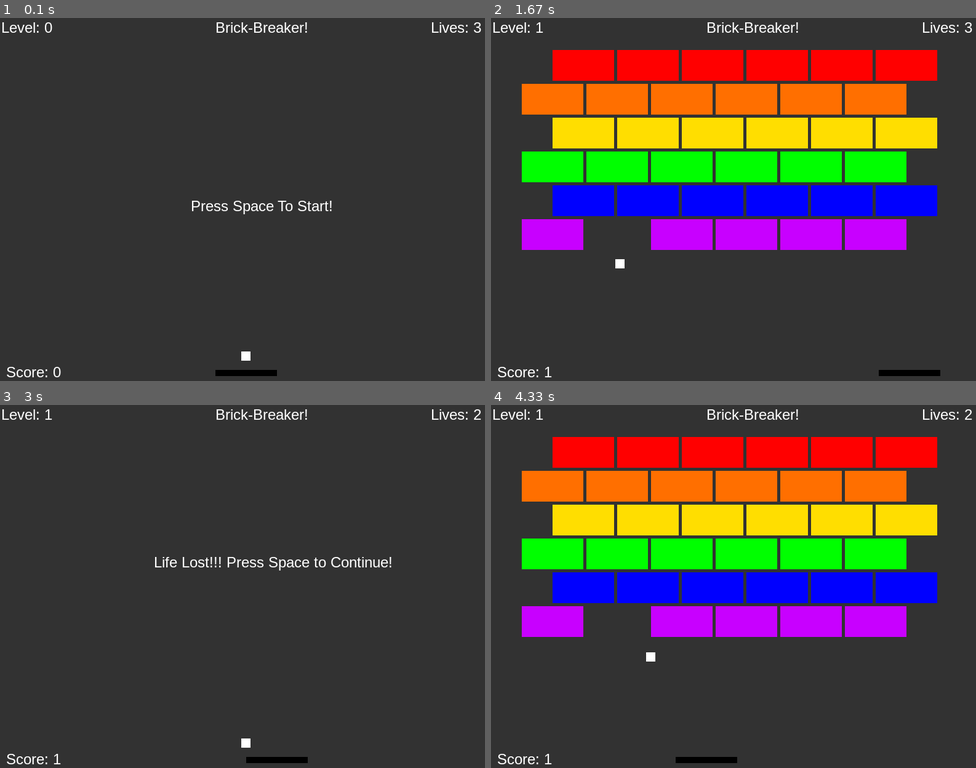
Above: before the commit, frames 1-4 (two rows, left to right).
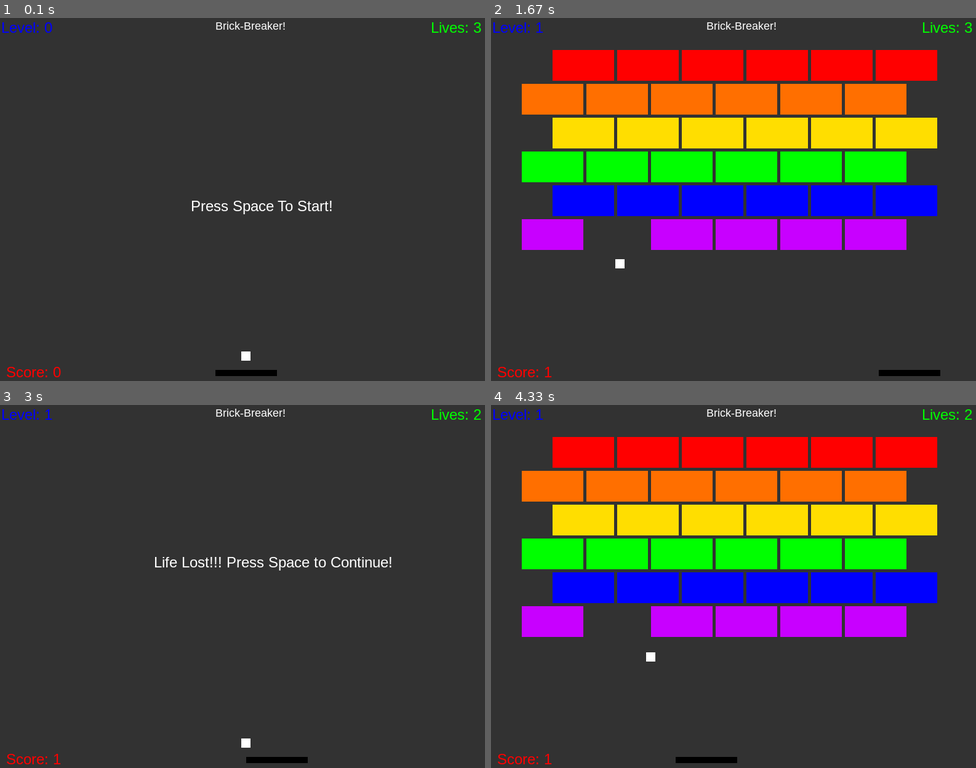
Above: after the commit, the same moments.

Repository: ShaishavShah04/PygameBrickBreaker
Game: pygame game, started from main.py
The game is run twice, just before and just after one commit, with the same random seed, the same clock (stepped at 60 frames per second) and the same inputs.
Inputs:
- Up to frame 1 (0.1 s): no input
- Up to frame 2 (1.67 s): tap Space at 0.33 s; hold D 0.67-1.13 s; hold D 1.17-1.63 s
- Up to frame 3 (3 s): hold A 1.67-2.2 s; hold A 2.23-2.63 s; hold D from 2.67 s (still down)
- Up to frame 4 (4.33 s): release D at 3.3 s; tap Space at 3.33 s; hold A 3.67-4.13 s; hold D from 4.17 s (still down)

The runs differ from the first frame. In frame 1, 0.6% of the frame differs, in the area x 0-100%, y 1-99%; in frame 2, 0.6%; in frame 3, 0.6%; in frame 4, 0.6%.

Commit message:
Bug fixes, Again option, and added UML table

Diff:
--- a/block_ball_paddle.py
+++ b/block_ball_paddle.py
@@ -27,7 +27,7 @@
         if level > 1:
             self.setPOS(self.getX()+(direction*2), self.getY())
 
-        """
+    """
         def checkCollision(self,ball):
             if self.sprite.get_rect(x=self.x, y=self.y).colliderect(ball.getSprite().get_rect(x=ball.getX(), y=ball.getY())):
                 self.hit = True
@@ -44,9 +44,14 @@
                     return 2
         """ # Old collisions
 
+    # Modify Methods
+
+    def getHit(self):
+        self.__hit = True
+
     # Getter Methods
 
-    def checkCollision(self,ball): # (Overall getter methods apart from the self.getHit()
+    def checkCollision(self, ball): # (Overall getter methods apart from the self.getHit()
 
         # Collisions
         if self.getRect().colliderect(ball.getRect()): # If any overlap between block and ball
@@ -65,11 +70,6 @@
             else:
                 return 2 # Top/Bottom
 
-    def getHit(self):
-        self.__hit = True
-
-
-    # -- Getter Method
     def checkHit(self):
         return self.__hit
 
--- a/engine.py
+++ b/engine.py
@@ -11,21 +11,27 @@
 from block_ball_paddle import Block, Ball, Paddle
 from text import Text
 from loader import *
-from pygame import K_SPACE
+from pygame import K_SPACE, K_y
 
 class Game:
 
     def __init__(self):
         # Variables
         self.window = Window()
-        self.onscreen = []
-        # Text and Positions
-        self.lives = Text(LIVES,self.window,phrase="Lives: ") # Aggregation
-        self.lives.setPOS(self.window.getWidth() - self.lives.getWidth(), 10)
-        self.score = Text(0,self.window,10,self.window.getHeight() - 30,"Score: ")
-        self.title = Text("Brick-Breaker!",self.window)
+        self.ball = Ball(self.window, 15)
+        self.ball.setmiddle()  # setting ball in starting spot
+        self.player = Paddle(self.window, BLACK) # Preset into middle
+
+        self.onscreen = [] # Array of blocks which are on the screen ( Not hit yet )
+
+        # Text and Positions which I had to do manually since centering technique didnt work for me
+
+        self.lives = Text(LIVES,self.window,phrase="Lives: ",color=GREEN) # Aggregation
+        self.lives.setPOS(self.window.getWidth() - self.lives.getWidth(), 10) # Top right
+        self.score = Text(0,self.window,10,self.window.getHeight() - 30,"Score: ",color=RED)
+        self.title = Text("Brick-Breaker!",self.window,fontsize=18)
         self.title.setPOS(self.window.getWidth()/2 - self.title.getWidth()/2, 10)
-        self.level = Text(0,self.window,2,10,"Level: ")
+        self.level = Text(0,self.window,2,10,"Level: ",color=BLUE)
         self.introtext = Text("Press Space To Start!",self.window, self.window.getWidth()/2 - 90,300)
         self.halt = Text("Life Lost!!! Press Space to Continue!",self.window)
         self.halt.setPOS(self.window.getWidth()/2 - self.halt.getWidth() - 50, self.window.getHeight()/2 - self.halt.getHeight()/2)
@@ -33,24 +39,14 @@
         self.gameover.setPOS(self.window.getWidth() / 2 - self.gameover.getWidth()/2 - 20 ,self.window.getHeight() / 2 - self.gameover.getHeight() / 2)
         self.nextlevel = Text("Press Space for next level",self.window)
         self.nextlevel.setPOS(self.window.getWidth()/2 - self.nextlevel.getWidth() , self.window.getHeight() - (2*self.nextlevel.getHeight()))
+        self.gameoveroptions = Text("Press SPACE or Y to play again",self.window)
+        self.gameoveroptions.setPOS(self.window.getWidth()/2 - self.gameoveroptions.getWidth()/2 - 100, self.window.getHeight() - (4*self.gameoveroptions.getHeight()/2))
+
+
         # Creating Blocks
         self.createblocks()
-        """
-        for i in range(6):
-            for j in range(6):
-                temp_starting_array = [100, 50]
-                temp_starting = temp_starting_array[i%2]
-                self.onscreen.append(Block(self.window,50,100))
-                self.onscreen[-1].setPOS(temp_starting + (j * 105) ,60 + (i*55))
-                self.onscreen[-1].setColor(blockcolors[i])
-        """
-        # Back up array with blocks
-        # self.array_backup = self.onscreen.copy()
-        # Creating sprites
-        self.ball = Ball(self.window, 15)
-        self.ball.setmiddle() # setting ball in starting spot
-        self.player = Paddle(self.window,BLACK)
-        # All the little things that are on / off screen
+
+        # All the little things that are on / off screen .... Misc = miscellaneous
         self.misc = [self.ball, self.player, self.title, self.level,self.score,self.lives, self.introtext]
 
     # Modifier
@@ -75,7 +71,11 @@
         max_move = 15
         move = [-1,1]
         next_level = False
+        gameOn = True
+
         while True:
+
+
             ## Variables
             bounce = 0
             ## Inputs
@@ -84,9 +84,27 @@
             ## Processing
             if self.level.getvalue() == 0  and self.lives.getvalue() != 0: # Start Game
                 self.intro()
+
             elif self.level.getvalue() != 0 and self.lives.getvalue() == 0: # Game Over
-                self.misc.append(self.gameover)
-            elif self.level.getvalue() >= 1 and self.lives.getvalue() > 0: # Levels
+
+                self.misc = [self.ball, self.player, self.title, self.level,self.score,self.lives, self.gameover,self.gameoveroptions]
+
+                if self.chkspace(self.window.getKeys()) or self.chk_y(self.window.getKeys()): # Play again
+                    # Reset variables
+                    self.misc.pop()
+                    self.misc.pop()
+                    self.onscreen = []
+                    self.createblocks()
+                    self.ball.setmiddle()
+                    self.player.setPOS(self.window.getWidth() / 2 - self.player.getWidth() / 2, self.window.getHeight() - (2 * self.player.height))
+                    halt = False
+                    next_level = False
+                    self.level.change_value_to(1)
+                    self.score.change_value_to(0)
+                    self.lives.change_value_to(3)
+                    continue
+
+            elif self.level.getvalue() >= 1 and self.lives.getvalue() > 0: # Levels / Gameplay
 
                 if halt: # After losing life, just a pause
                     self.misc = [self.ball, self.player, self.title, self.level,self.score,self.lives, self.halt]
@@ -161,17 +179,13 @@
 
             for item in self.misc:
                 self.window.blitSprite(item)
+
             self.window.updatescreen()
 
     def chkspace(self,keys):
         if keys[K_SPACE] == 1:
             return True
 
-
-
-if __name__ == "__main__":
-    from pygame import init
-
-    init()
-    game = Game()
-    game.run()
+    def chk_y(self,keys):
+        if keys[K_y] == 1:
+            return True
--- a/text.py
+++ b/text.py
@@ -10,14 +10,14 @@
 
 class Text(Sprite):
 
-    def __init__(self,value,window, x= 0,y=0,phrase="",fontFam = "Arial" ,fontsize = 24):
+    def __init__(self,value,window, x= 0,y=0,phrase="",fontFam = "Arial" ,fontsize = 24,color=WHITE):
         Sprite.__init__(self,window,x,y)
         self.value = value
         self.phrase = phrase
         self.content = phrase + str(self.value) # For things such as "Level: X"
         self.fontFam = fontFam
         self.fontSize = fontsize
-        self.color = WHITE
+        self.color = color
         self.font =  font.SysFont(self.fontFam, self.fontSize)
         self.sprite = self.font.render(self.content,1,self.color)
 
@@ -32,7 +32,10 @@
         self.value -= 1
         self.content = self.phrase + str(self.value)
         self.sprite = self.font.render(self.content,1,self.color)
-
+    def change_value_to(self,value):
+        self.value = value
+        self.content = self.phrase + str(self.value)
+        self.sprite = self.font.render(self.content, 1, self.color)
     # Getter
 
     def getvalue(self):
Not shown, changed: README.md
Binary file added: UML.jpg
